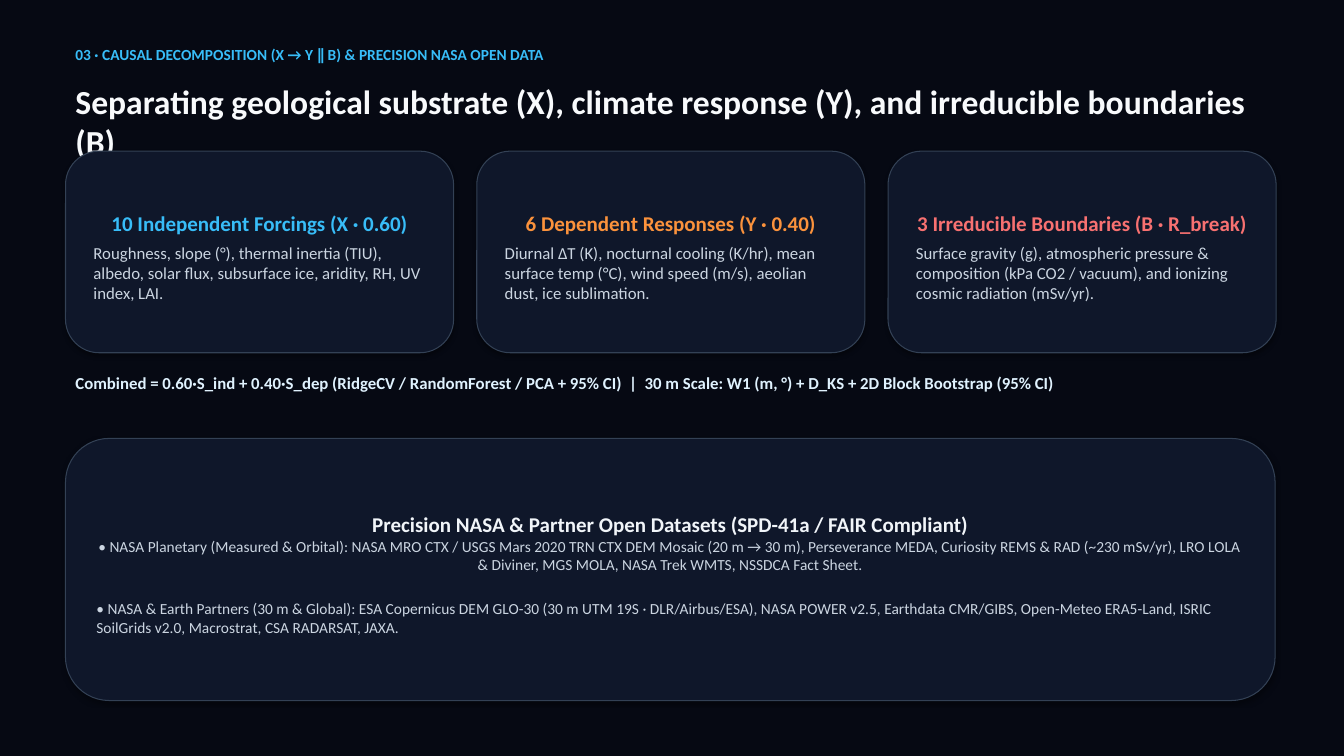
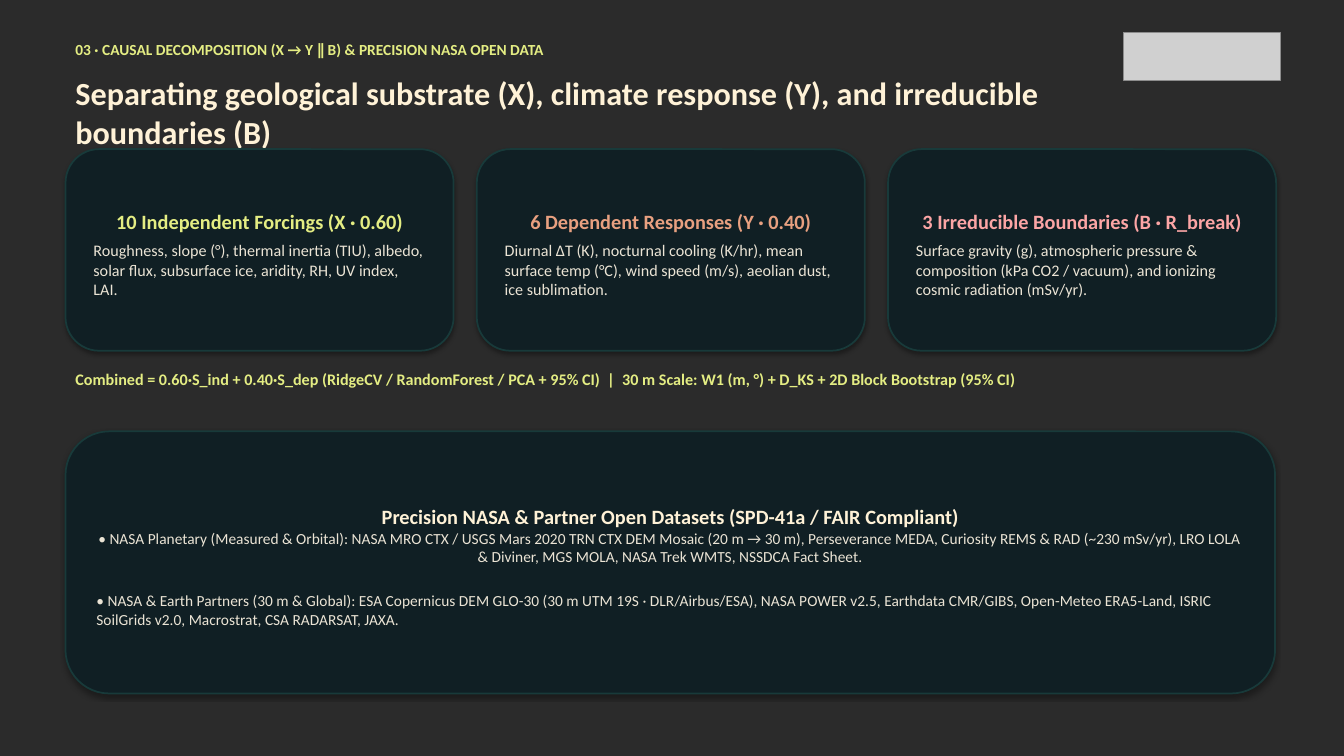
Before and after one commit to AnGeMoNs/Ckepi, a slide deck: slide 4 of docs/nehe/ckepi-pitch-en.pptx. Drawn at 1344x756 pixels with LibreOffice and Linux fonts; fonts in the diff are those of the drawing; grey boxes stand for pictures; background and template pictures are left out; a plain dark background stands for a picture behind light text. Boxes give left, top, right and bottom in pixels: in the first picture for what was removed or moved away, otherwise in the second. Text is boxed around its words. In the diff, an @@ line names an element or a change of style, - is before the commit and + after.

```diff
--- a/docs/nehe/ckepi-pitch-en.pptx
+++ b/docs/nehe/ckepi-pitch-en.pptx
@@ background #060913 to picture (left out) @@
@@ text "03 · CAUSAL DECOMPOSITION (X ..." at (x1=75, y1=44, x2=543, y2=57): text colour #38BDF8 to #E4ED83 @@
@@ picture added at (x1=1124, y1=32, x2=1280, y2=81) @@
@@ text "Separating geological substrate (X), climate ..." moved from (x1=75, y1=89, x2=1245, y2=120) to (x1=75, y1=81, x2=1038, y2=148) @@
@@ text "Separating geological substrate (X), climate ..." at (x1=75, y1=81, x2=1038, y2=148): size 24 to 23 pt, text colour #F8FAFC to #FFF2D7 @@
@@ rounded rectangle "10 Independent Forcings (X · ..." at (x1=66, y1=149, x2=454, y2=351): size 15 to 14.5 pt, text colour #38BDF8 to #E4ED83 in "10 Independent Forcings (X · 0.60)"; size 12 to 11.5 pt, text colour #CBD5E1 to #EBE4D5 in "Roughness, slope (°), thermal inertia (TIU), albedo, ..."; fill #0F172A to #101F24; outline #334155 0.75 pt to #183A3A 1.25 pt @@
@@ rounded rectangle "6 Dependent Responses (Y · ..." at (x1=477, y1=149, x2=865, y2=351): size 15 to 14.5 pt, text colour #FB923C to #E8A080 in "6 Dependent Responses (Y · 0.40)"; size 12 to 11.5 pt, text colour #CBD5E1 to #EBE4D5 in "Diurnal ΔT (K), nocturnal cooling (K/hr), mean ..."; fill #0F172A to #101F24; outline #334155 0.75 pt to #183A3A 1.25 pt @@
@@ rounded rectangle "3 Irreducible Boundaries (B · ..." at (x1=888, y1=149, x2=1276, y2=351): size 15 to 14.5 pt, text colour #F87171 to #FCA5A5 in "3 Irreducible Boundaries (B · R_break)"; size 12 to 11.5 pt, text colour #CBD5E1 to #EBE4D5 in "Surface gravity (g), atmospheric pressure & composition ..."; fill #0F172A to #101F24; outline #334155 0.75 pt to #183A3A 1.25 pt @@
@@ text "Combined = 0.60·S_ind + 0.40·S_dep ..." at (x1=75, y1=373, x2=1015, y2=388): size 12 to 11.5 pt, text colour #E0F2FE to #E4ED83 @@
@@ rounded rectangle "Precision NASA & Partner Open ..." moved from (x1=66, y1=439, x2=1275, y2=701) to (x1=66, y1=432, x2=1275, y2=694) @@
@@ rounded rectangle "Precision NASA & Partner Open ..." at (x1=66, y1=432, x2=1275, y2=694): size 15 to 14.5 pt, text colour #F1F5F9 to #FFF2D7 in "Precision NASA & Partner Open Datasets (SPD-41a ..."; text colour #CBD5E1 to #EBE4D5 in "• NASA Planetary (Measured & Orbital): NASA ..."; fill #0F172A to #101F24; outline #334155 0.75 pt to #183A3A 1.25 pt @@
```
Also in this commit, not shown: 6 other slides changed, 29 other files.
